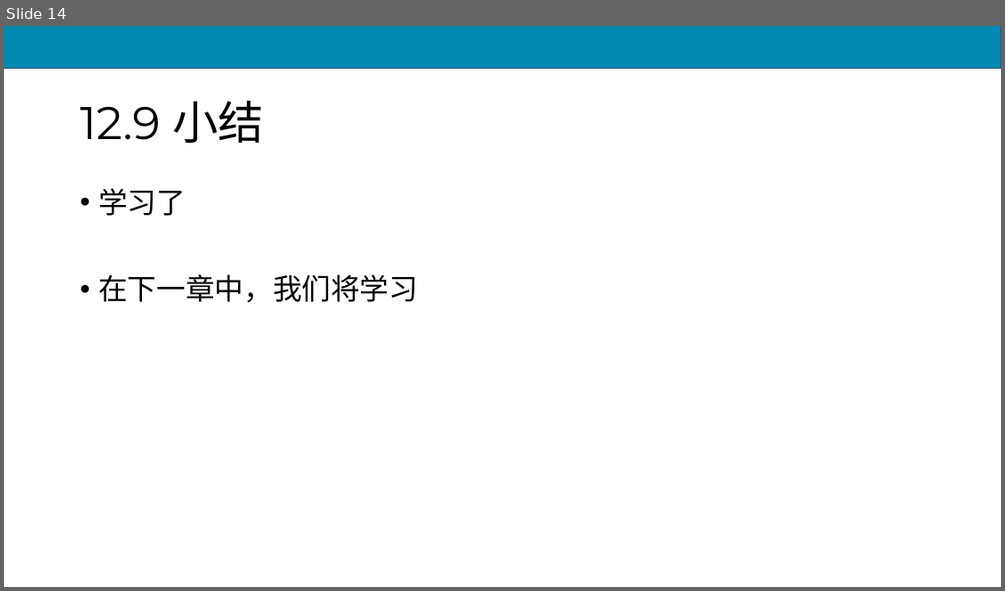
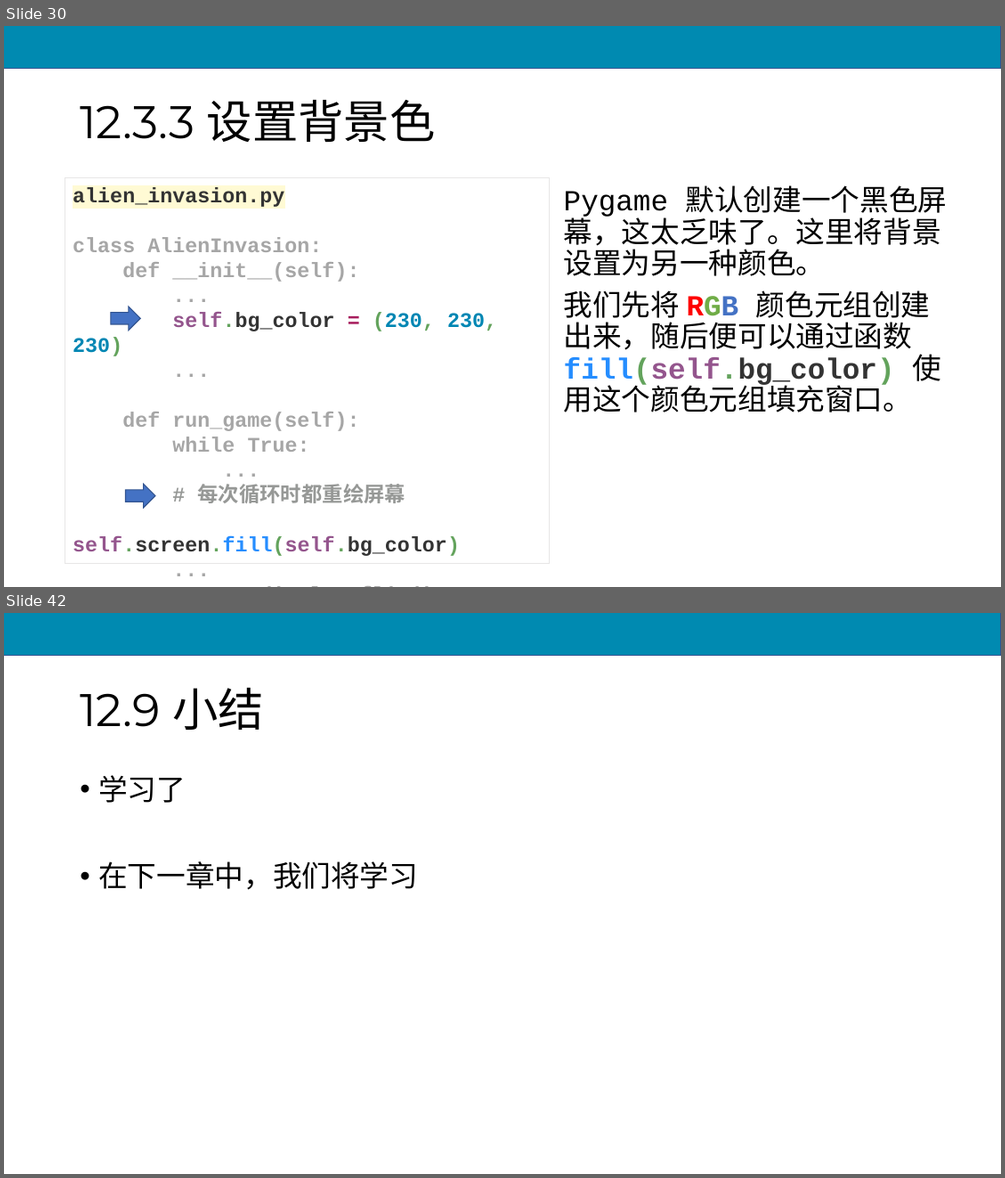
Before and after one commit to scruel/pcc_3e_slides, a slide deck: PPT/chapter12.pptx. Shown one above the other, each under a label of ours: slide 14 before the commit, slides 30 and 42 after it; the slides between them are not shown. The pictures are 1005x591 and 1005x1178 pixels, drawn with LibreOffice and Linux fonts; fonts in the diff are those of the drawing. Boxes give left, top, right and bottom in pixels: in the first picture for what was removed or moved away, otherwise in the second. Text is boxed around its words. In the diff, an @@ line names an element or a change of style, - is before the commit and + after.

```diff
--- a/PPT/chapter12.pptx
+++ b/PPT/chapter12.pptx
@@ slide 30 added at [4,26,1001,587], background #FFFFFF; not listed: 1 template element that a slide beside it also shows @@
@@ title added at [80,99,436,142], 44 pt, text #000000 @@
+12.3.3 设置背景色
@@ rectangle added at [65,178,550,563], outline #E7E6E6 0.75 pt, 20 pt, text #A6A6A6, bold @@
+alien_invasion.py
+class AlienInvasion:
+def __init__(self):
+...
+self.bg_color = (230, 230, 230)
+...
+def run_game(self):
+while True:
+...
+# 每次循环时都重绘屏幕
+self.screen.fill(self.bg_color)
+...
+pygame.display.flip()
@@ text added at [564,185,947,412], 28 pt, text #000000 @@
+Pygame 默认创建一个黑色屏幕，这太乏味了。这里将背景设置为另一种颜色。
+我们先将 RGB 颜色元组创建出来，随后便可以通过函数 fill(self.bg_color) 使用这个颜色元组填充窗口。
@@ right arrow added at [111,306,141,330], fill #4472C4, outline #325491 1 pt @@
@@ right arrow added at [126,483,156,507], fill #4472C4, outline #325491 1 pt @@
@@ what was slide 14 is now slide 42 @@
```
Also in this commit, not shown: 1 slide changed, 37 other slides added, 10 slides removed, 7 other files.
